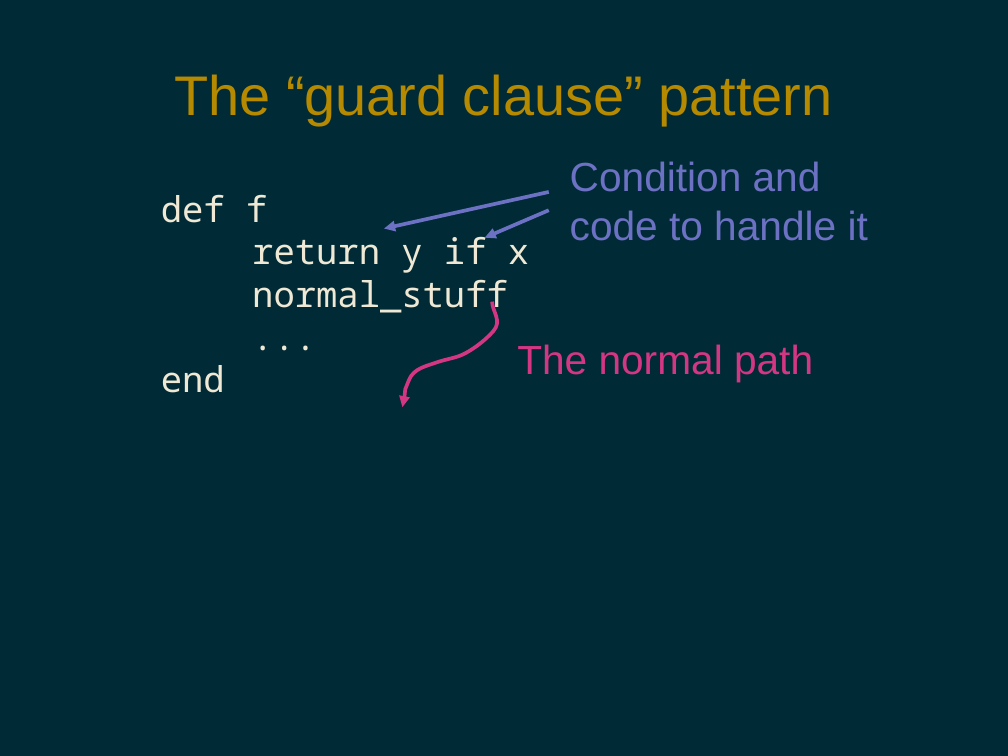
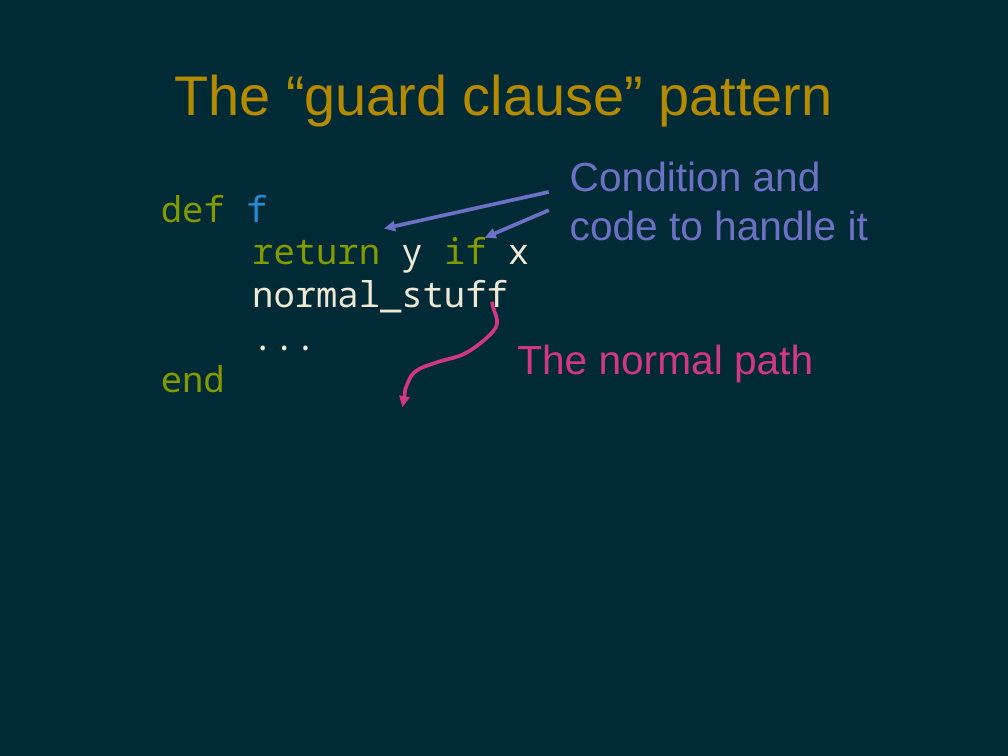
Before and after one commit to pdg137/always-default-to-false, a slide deck: slide 9 of always-default-to-false.odp (slide 8 before the commit). Drawn at 1008x756 pixels with LibreOffice and Linux fonts; fonts in the diff are those of the drawing. Boxes give left, top, right and bottom in pixels: in the first picture for what was removed or moved away, otherwise in the second. Text is boxed around its words. In the diff, an @@ line names an element or a change of style, - is before the commit and + after.

Commit message:
added colors, cleaned up slides

```diff
--- a/always-default-to-false.odp
+++ b/always-default-to-false.odp
@@ text at <box>161,195,529,393</box>: text colour #EEE8D5 to #859900 in "def", "return if", "end"; text colour #EEE8D5 to #268BD2 in "f" @@
```
Also in this commit, not shown: 4 other slides changed, 1 slide added, 1 slide removed.
